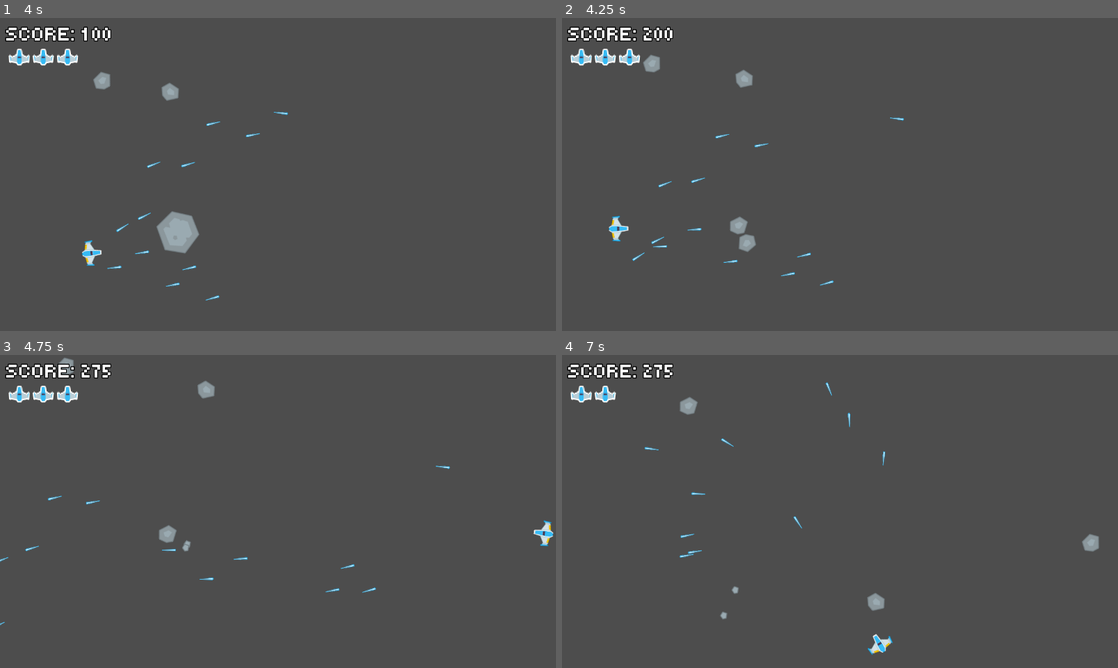
Above: before the commit, frames 1-4 (two rows, left to right).
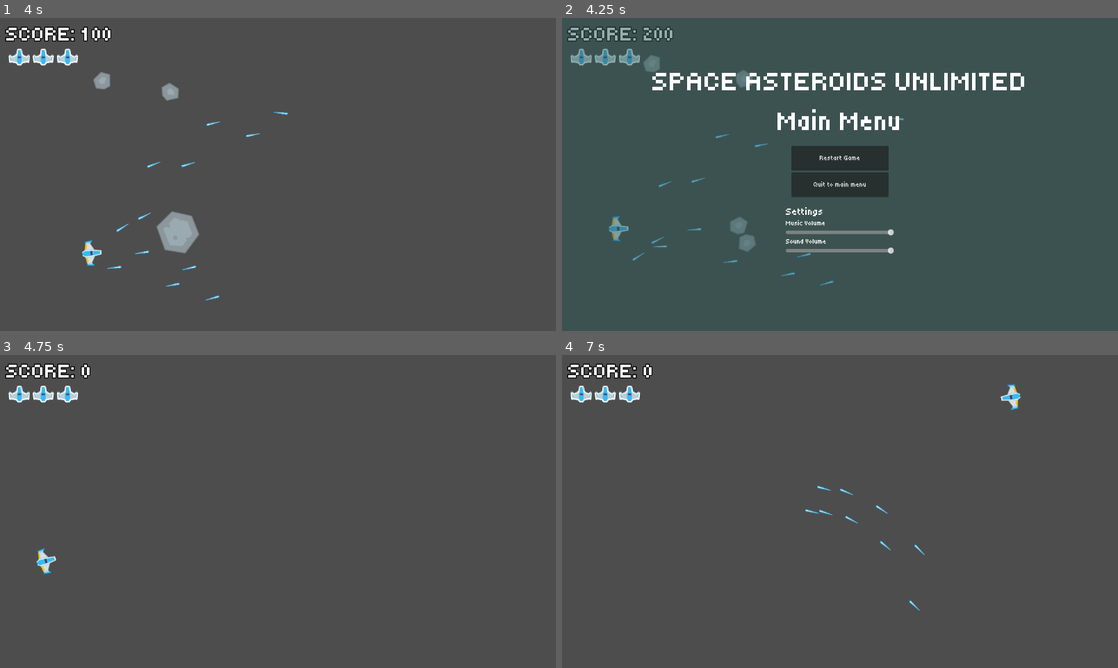
Above: after the commit, the same moments.

Repository: amaroklopcic/asteroids-game
Game: Godot game, scene res://scenes/game.tscn
The game is run twice, just before and just after one commit, with the same random seed, the same clock (stepped at 60 frames per second) and the same inputs.
Inputs (mouse positions are in pixels of both pictures, inside the frame that each line leads up to):
- Up to frame 1 (4 s): move the mouse to (400, 158) at 0.52 s; hold D (move_right) 0.53-1.28 s; hold Space (shoot) 0.53-1.28 s; move the mouse to (166, 190) at 1.27 s; hold S (move_backward) 1.28-2.03 s; tap Space (shoot) at 1.35, 2.85 s; move the mouse to (333, 105) at 2.02 s; hold D (move_right) 2.03-2.78 s; hold Space (shoot) 2.03-2.78 s; move the mouse to (250, 237) at 2.77 s; hold W (move_forward) 2.78-3.53 s; move the mouse to (444, 221) at 3.52 s; hold A (move_left) from 3.53 s (still down); hold Space (shoot) from 3.53 s (still down)
- Up to frame 2 (4.25 s): keep holding A (move_left); keep holding Space (shoot); tap Escape (escape, bound only after the commit) at 4.15 s
- Up to frame 3 (4.75 s): release A (move_left) at 4.25 s; release Space (shoot) at 4.25 s; click (278, 495) at 4.25 s, where only the run after the commit has a clickable "Restart Game"
- Up to frame 4 (7 s): move the mouse to (673, 464) at 5.02 s; hold A (move_left) 5.03-5.78 s; tap Space (shoot) at 5.1, 6.6 s; move the mouse to (867, 511) at 5.77 s; hold S (move_backward) 5.78-6.53 s; hold Space (shoot) 5.78-6.53 s; move the mouse to (756, 433) at 6.52 s; hold D (move_right) from 6.53 s (still down)

Frame 1 is identical in both runs. In frame 2, 7.2% of the frame differs, in the area x 1-84%, y 2-86%; in frame 3, 1.0%; in frame 4, 1.4%.

Commit message:
add wip main menu

Diff:
--- a/project.godot
+++ b/project.godot
@@ -52,6 +52,12 @@
 , Object(InputEventMouseButton,"resource_local_to_scene":false,"resource_name":"","device":-1,"window_id":0,"alt_presse …(249 unchanged characters)…
 ]
 }
+escape={
+"deadzone": 0.5,
+"events": [Object(InputEventKey,"resource_local_to_scene":false,"resource_name":"","device":-1,"window_id":0,"alt_pressed":false,"shift_pressed":false,"ctrl_pressed":false,"meta_pressed":false,"pressed":false,"keycode":0,"physical_keycode":4194305,"key_label":0,"unicode":0,"location":0,"echo":false,"script":null)
+, Object(InputEventKey,"resource_local_to_scene":false,"resource_name":"","device":-1,"window_id":0,"alt_pressed":false,"shift_pressed":false,"ctrl_pressed":false,"meta_pressed":false,"pressed":false,"keycode":0,"physical_keycode":4194306,"key_label":0,"unicode":0,"location":0,"echo":false,"script":null)
+]
+}
 
 [rendering]
 
--- /dev/null
+++ b/resources/asteroids_theme.tres
@@ -0,0 +1,7 @@
+[gd_resource type="Theme" load_steps=2 format=3 uid="uid://c4sdhuseyn3oi"]
+
+[ext_resource type="FontFile" uid="uid://dssxnjyv01axw" path="res://assets/fonts/Tiny5/Tiny5-Regular.ttf" id="1_enrmb"]
+
+[resource]
+default_font = ExtResource("1_enrmb")
+default_font_size = 16
--- a/scenes/game.tscn
+++ b/scenes/game.tscn
@@ -1,9 +1,10 @@
-[gd_scene load_steps=15 format=3 uid="uid://bffrfa8ggt7re"]
+[gd_scene load_steps=16 format=3 uid="uid://bffrfa8ggt7re"]
 
 [ext_resource type="Script" path="res://scripts/game.gd" id="1_3bcmq"]
 [ext_resource type="PackedScene" uid="uid://b3a2n3j4dwh40" path="res://scenes/player.tscn" id="1_iqssj"]
 [ext_resource type="PackedScene" uid="uid://ct7fl8n5tnf0i" path="res://scenes/hud.tscn" id="2_ck6dm"]
 [ext_resource type="PackedScene" uid="uid://igwormypkofq" path="res://scenes/asteroid.tscn" id="3_3cvar"]
+[ext_resource type="PackedScene" uid="uid://ba58ayw623dby" path="res://scenes/main_menu.tscn" id="4_17m80"]
 [ext_resource type="PackedScene" uid="uid://dp6x0jhrk7e2w" path="res://scenes/game_over.tscn" id="5_28hyh"]
 [ext_resource type="AudioStream" uid="uid://bs237v4ek8gmc" path="res://assets/sounds/block_break_1.wav" id="6_elmlp"]
 [ext_resource type="AudioStream" uid="uid://dumgsfa1cbafh" path="res://assets/sounds/Balloon start riding 2.wav" id="7_22oui"]
@@ -27,6 +28,8 @@
 [node name="HUD" parent="UI" instance=ExtResource("2_ck6dm")]
 
 [node name="GameOver" parent="UI" instance=ExtResource("5_28hyh")]
+
+[node name="MainMenu" parent="UI" instance=ExtResource("4_17m80")]
 
 [node name="Player" parent="." instance=ExtResource("1_iqssj")]
 position = Vector2(666, 493)
@@ -62,4 +65,9 @@
 stream = SubResource("AudioStreamPlaylist_vwkx2")
 
 [connection signal="on_restart" from="UI/GameOver" to="." method="_on_game_over_on_restart"]
+[connection signal="music_volume_change" from="UI/MainMenu" to="." method="_on_main_menu_music_volume_change"]
+[connection signal="quit_to_main_menu" from="UI/MainMenu" to="." method="_on_main_menu_quit_to_main_menu"]
+[connection signal="restart_game" from="UI/MainMenu" to="." method="_on_main_menu_restart_game"]
+[connection signal="sound_volume_change" from="UI/MainMenu" to="." method="_on_main_menu_sound_volume_change"]
+[connection signal="player_escape" from="Player" to="." method="_on_player_player_escape"]
 [connection signal="player_hurt" from="Player" to="." method="_on_player_player_hurt"]
--- /dev/null
+++ b/scenes/main_menu.tscn
@@ -0,0 +1,111 @@
+[gd_scene load_steps=7 format=3 uid="uid://ba58ayw623dby"]
+
+[ext_resource type="Theme" uid="uid://c4sdhuseyn3oi" path="res://resources/asteroids_theme.tres" id="1_b54sv"]
+[ext_resource type="FontFile" uid="uid://dssxnjyv01axw" path="res://assets/fonts/Tiny5/Tiny5-Regular.ttf" id="2_auouj"]
+[ext_resource type="Script" path="res://scripts/main_menu.gd" id="2_avegr"]
+
+[sub_resource type="StyleBoxFlat" id="StyleBoxFlat_4nsbx"]
+bg_color = Color(0.164706, 0.341176, 0.333333, 0.482353)
+
+[sub_resource type="LabelSettings" id="LabelSettings_1pvnk"]
+font = ExtResource("2_auouj")
+font_size = 64
+
+[sub_resource type="LabelSettings" id="LabelSettings_o7qdh"]
+font_size = 24
+
+[node name="MainMenu" type="Control"]
+layout_mode = 3
+anchors_preset = 15
+anchor_right = 1.0
+anchor_bottom = 1.0
+grow_horizontal = 2
+grow_vertical = 2
+theme = ExtResource("1_b54sv")
+script = ExtResource("2_avegr")
+
+[node name="MainMenuBackground" type="Panel" parent="."]
+layout_mode = 1
+anchors_preset = 15
+anchor_right = 1.0
+anchor_bottom = 1.0
+grow_horizontal = 2
+grow_vertical = 2
+theme_override_styles/panel = SubResource("StyleBoxFlat_4nsbx")
+
+[node name="CenterContainer" type="CenterContainer" parent="."]
+layout_mode = 1
+anchors_preset = 15
+anchor_right = 1.0
+anchor_bottom = 1.0
+grow_horizontal = 2
+grow_vertical = 2
+
+[node name="VBoxContainer" type="VBoxContainer" parent="CenterContainer"]
+custom_minimum_size = Vector2(0, 500)
+layout_mode = 2
+theme_override_constants/separation = 20
+
+[node name="Title" type="Label" parent="CenterContainer/VBoxContainer"]
+layout_mode = 2
+text = "Space Asteroids Unlimited"
+label_settings = SubResource("LabelSettings_1pvnk")
+uppercase = true
+
+[node name="MainMenu" type="Label" parent="CenterContainer/VBoxContainer"]
+layout_mode = 2
+text = "Main Menu"
+label_settings = SubResource("LabelSettings_1pvnk")
+horizontal_alignment = 1
+
+[node name="VBoxContainer" type="VBoxContainer" parent="CenterContainer/VBoxContainer"]
+layout_mode = 2
+
+[node name="RestartGame" type="Button" parent="CenterContainer/VBoxContainer/VBoxContainer"]
+custom_minimum_size = Vector2(224, 57)
+layout_mode = 2
+size_flags_horizontal = 4
+theme_override_fonts/font = ExtResource("2_auouj")
+text = "Restart Game"
+
+[node name="Quit" type="Button" parent="CenterContainer/VBoxContainer/VBoxContainer"]
+custom_minimum_size = Vector2(224, 57)
+layout_mode = 2
+size_flags_horizontal = 4
+theme_override_fonts/font = ExtResource("2_auouj")
+text = "Quit to main menu"
+
+[node name="Settings" type="VBoxContainer" parent="CenterContainer/VBoxContainer"]
+custom_minimum_size = Vector2(250, 0)
+layout_mode = 2
+size_flags_horizontal = 4
+
+[node name="Label" type="Label" parent="CenterContainer/VBoxContainer/Settings"]
+layout_mode = 2
+text = "Settings"
+label_settings = SubResource("LabelSettings_o7qdh")
+
+[node name="MusicVolumeLabel" type="Label" parent="CenterContainer/VBoxContainer/Settings"]
+layout_mode = 2
+text = "Music Volume"
+
+[node name="MusicVolume" type="HSlider" parent="CenterContainer/VBoxContainer/Settings"]
+layout_mode = 2
+max_value = 1.0
+step = 0.01
+value = 1.0
+
+[node name="SoundVolumeLabel" type="Label" parent="CenterContainer/VBoxContainer/Settings"]
+layout_mode = 2
+text = "Sound Volume"
+
+[node name="SoundVolume" type="HSlider" parent="CenterContainer/VBoxContainer/Settings"]
+layout_mode = 2
+max_value = 1.0
+step = 0.01
+value = 1.0
+
+[connection signal="pressed" from="CenterContainer/VBoxContainer/VBoxContainer/RestartGame" to="." method="_on_restart_game_pressed"]
+[connection signal="pressed" from="CenterContainer/VBoxContainer/VBoxContainer/Quit" to="." method="_on_quit_pressed"]
+[connection signal="value_changed" from="CenterContainer/VBoxContainer/Settings/MusicVolume" to="." method="_on_music_volume_value_changed"]
+[connection signal="value_changed" from="CenterContainer/VBoxContainer/Settings/SoundVolume" to="." method="_on_sound_volume_value_changed"]
--- a/scripts/game.gd
+++ b/scripts/game.gd
@@ -7,6 +7,7 @@
 @onready var asteroids := $Asteroids
 @onready var hud := $UI/HUD
 @onready var game_over := $UI/GameOver
+@onready var main_menu := $UI/MainMenu
 
 var asteroid_scene = preload("res://scenes/asteroid.tscn")
 var last_asteroid_spawn_ts: float = 0
@@ -16,6 +17,7 @@
 
 
 func _ready() -> void:
+	main_menu.visible = false
 	$MusicManager/BackgroundMusic.play()
 	update_player_score(0)
 	update_player_lives(3)
@@ -92,6 +94,8 @@
 	player.process_mode = Node.PROCESS_MODE_INHERIT
 	game_over.visible = false
 
+	for laser in lasers.get_children():
+		laser.queue_free()
 	for asteroid in asteroids.get_children():
 		asteroid.queue_free()
 
@@ -110,3 +114,45 @@
 	else:
 		update_player_lives(player_lives - 1)
 		$SoundManager/PlayerHurtAudio.play()
+
+
+func _on_player_player_escape() -> void:
+	# TODO: pause game physics
+	main_menu.visible = !main_menu.visible
+
+
+func _on_main_menu_restart_game() -> void:
+	reset()
+	main_menu.visible = false
+
+
+func _on_main_menu_music_volume_change(value: float) -> void:
+	var music_manager := $MusicManager/BackgroundMusic
+	music_manager.volume_db = convert_unit_interval_to_db(value)
+
+
+func _on_main_menu_sound_volume_change(value:float) -> void:
+	var sound_volume_db = convert_unit_interval_to_db(value)
+	for audio_player in $SoundManager.get_children():
+		audio_player.volume_db = sound_volume_db
+
+
+func convert_unit_interval_to_db(value: float) -> float:
+	assert(value <= 1 or value >= 0, "Volume value must be in range 0-100")
+
+	# normalize decibel range, which is actually -80 through 24, but anything passed 0
+	# heavily distorts the sound, and anything below -50 is effectively silent
+	var min_db := -50
+	var max_db := 0
+
+	# setting decibels in the audio stream is a logarithmic effect, so using the
+	# pow function to give the volume slider a more linear feel
+	var db_value = min_db + (max_db - min_db) * pow(value, 2.0)
+
+	assert(db_value <= max_db or db_value >= -50, "db_value must be in range -50 through 0")
+
+	return db_value
+
+
+func _on_main_menu_quit_to_main_menu() -> void:
+	get_tree().quit()
--- /dev/null
+++ b/scripts/main_menu.gd
@@ -0,0 +1,22 @@
+extends Control
+
+signal restart_game()
+signal quit_to_main_menu()
+signal music_volume_change(value: float)
+signal sound_volume_change(value: float)
+
+
+func _on_restart_game_pressed() -> void:
+	restart_game.emit()
+
+
+func _on_quit_pressed() -> void:
+	quit_to_main_menu.emit()
+
+
+func _on_sound_volume_value_changed(value: float) -> void:
+	sound_volume_change.emit(value)
+
+
+func _on_music_volume_value_changed(value: float) -> void:
+	music_volume_change.emit(value)
--- a/scripts/player.gd
+++ b/scripts/player.gd
@@ -1,5 +1,6 @@
 class_name Player extends CharacterBody2D
 
+signal player_escape()
 signal laser_shot(laser: Node2D)
 signal player_hurt()
 
@@ -21,6 +22,9 @@
 	if is_shooting and curtime >= last_shot_ts + (1000 / (rpm / 60)):
 		shoot_laser()
 		last_shot_ts = curtime
+
+	if Input.is_action_just_pressed("escape"):
+		player_escape.emit()
 
 
 func _physics_process(delta: float) -> void:
